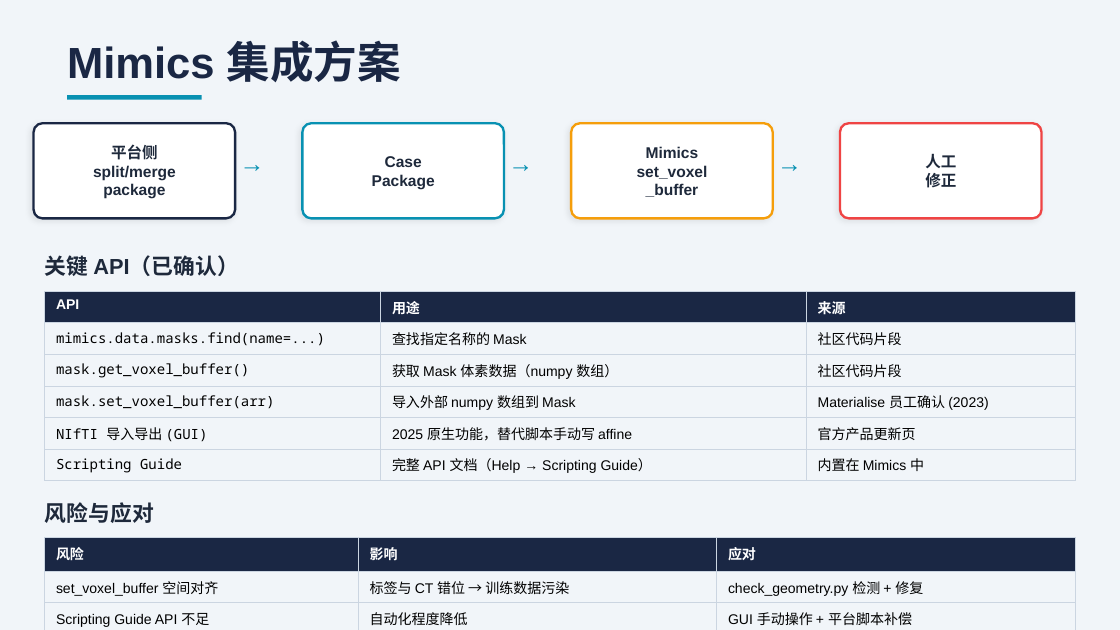
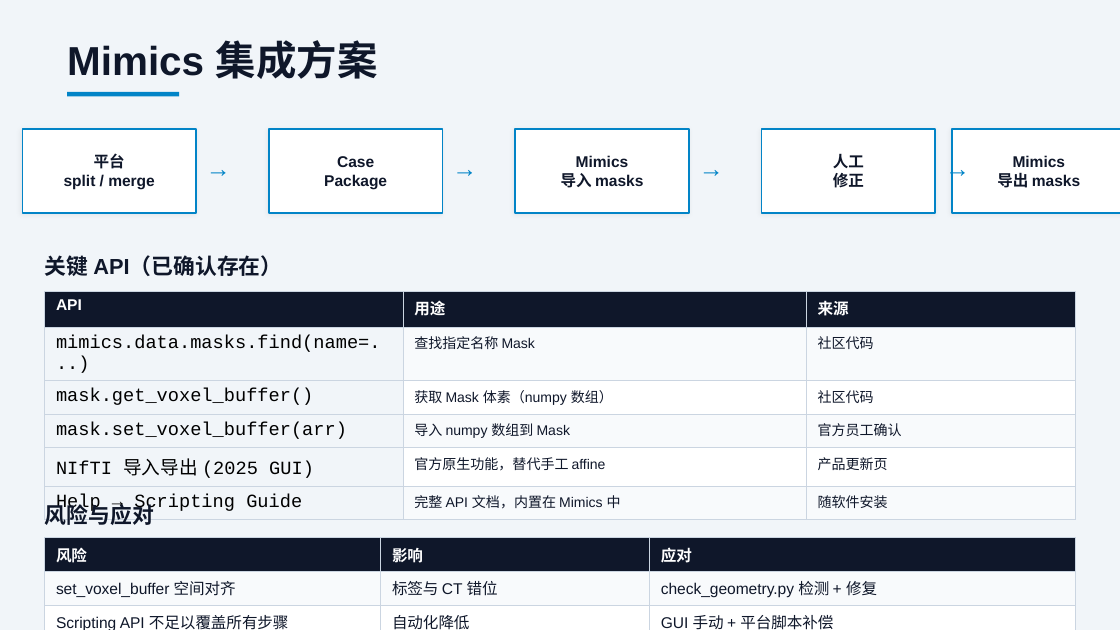
Before and after one commit to ShijianRuan/SegmentationPlatform, a slide deck: slide 11 of SegmentationPlatform_Architecture.pptx. Drawn at 1120x630 pixels with LibreOffice and Linux fonts; fonts in the diff are those of the drawing. Boxes give left, top, right and bottom in pixels: in the first picture for what was removed or moved away, otherwise in the second. Text is boxed around its words. In the diff, an @@ line names an element or a change of style, - is before the commit and + after.

Commit message:
fix: 修复 PPT 设计和格式问题 - 重写排版、配色、表格修复

```diff
--- a/SegmentationPlatform_Architecture.pptx
+++ b/SegmentationPlatform_Architecture.pptx
@@ text "Mimics 集成方案" at [67, 40, 378, 79]: size 28 to 26 pt, text colour #1A2744 to #0F172A @@
@@ rectangle: place and size @@
-rectangle at [67, 95, 202, 100]
+rectangle at [67, 92, 179, 96]
@@ rectangle at [67, 92, 179, 96]: fill #0891B2 to #0284C7 @@
@@ rectangle: place and size @@
-rectangle at [34, 123, 235, 218]
+rectangle at [22, 129, 196, 213]
@@ rectangle at [22, 129, 196, 213]: rounded rectangle to rectangle; outline #1A2744 1.5 pt to #0284C7 1 pt; shadow changed @@
@@ text "→": place and size @@
-text "→" at [773, 140, 806, 185]
+text "→" at [196, 146, 241, 190]
@@ text "Case": place and size @@
-text "Case" at [372, 156, 435, 189]
+text "Case" at [324, 156, 387, 189]
@@ rectangle: place and size @@
-rectangle at [302, 123, 504, 218]
+rectangle at [269, 129, 442, 213]
@@ rectangle at [269, 129, 442, 213]: rounded rectangle to rectangle; outline #0891B2 1.5 pt to #0284C7 1 pt; shadow changed @@
@@ text "→": place and size @@
-text "→" at [504, 140, 538, 185]
+text "→" at [442, 146, 487, 190]
@@ text "Mimics": place and size @@
-text "Mimics" at [637, 146, 708, 197]
+text "Mimics" at [561, 155, 643, 188]
@@ rectangle: place and size @@
-rectangle at [571, 123, 773, 218]
+rectangle at [515, 129, 689, 213]
@@ rectangle at [515, 129, 689, 213]: rounded rectangle to rectangle; outline #F59E0B 1.5 pt to #0284C7 1 pt; shadow changed @@
@@ text added at [689, 146, 734, 190], 16 pt, text #0284C7 @@
+→
@@ text "人工": place and size @@
-text "人工" at [925, 153, 956, 188]
+text "人工" at [833, 153, 864, 188]
@@ rectangle: place and size @@
-rectangle at [840, 123, 1042, 218]
+rectangle at [762, 129, 935, 213]
@@ rectangle at [762, 129, 935, 213]: rounded rectangle to rectangle; outline #EF4444 1.5 pt to #0284C7 1 pt; shadow changed @@
@@ text colour #0891B2 to #0284C7 in 3 elements at [196, 146, 241, 190], [442, 146, 487, 190], [935, 146, 980, 190] @@
@@ text "→": place and size @@
-text "→" at [235, 140, 269, 185]
+text "→" at [935, 146, 980, 190]
@@ rectangle added at [952, 129, 1120, 213], fill #FFFFFF, outline #0284C7 1 pt @@
@@ text at [64, 153, 155, 189]: text changed; text colour #1E293B to #0F172A @@
-平台侧
-split/merge
-package
+平台
+split / merge
@@ text at [561, 173, 643, 188]: text changed; text colour #1E293B to #0F172A @@
-set_voxel
-_buffer
+导入 masks
@@ text at [576, 155, 629, 167]: text colour #1E293B to #0F172A in "Mimics" @@
@@ text added at [997, 155, 1080, 188], 10 pt, text #0F172A, bold @@
+Mimics
+导出 masks
@@ text at [45, 255, 282, 276]: text changed; text colour #1E293B to #0F172A @@
-关键 API（已确认）
+关键 API（已确认存在）
@@ table at [45, 291, 1075, 517] @@
-row 2, column 2: 查找指定名称的 Mask
+row 2, column 2: 查找指定名称 Mask
-row 2, column 3: 社区代码片段
+row 2, column 3: 社区代码
-row 3, column 2: 获取 Mask 体素数据（numpy 数组）
+row 3, column 2: 获取 Mask 体素（numpy 数组）
-row 3, column 3: 社区代码片段
+row 3, column 3: 社区代码
-row 4, column 2: 导入外部 numpy 数组到 Mask
+row 4, column 2: 导入 numpy 数组到 Mask
-row 4, column 3: Materialise 员工确认 (2023)
+row 4, column 3: 官方员工确认
-row 5: NIfTI 导入导出 (GUI) | 2025 原生功能，替代脚本手动写 affine | 官方产品更新页
+row 5: NIfTI 导入导出 (2025 GUI) | 官方原生功能，替代手工 affine | 产品更新页
-row 6: Scripting Guide | 完整 API 文档（Help → Scripting Guide） | 内置在 Mimics 中
+row 6: Help → Scripting Guide | 完整 API 文档，内置在 Mimics 中 | 随软件安装
@@ fill #1A2744 to #0F172A in row 1 @@
@@ fill none to #F8FAFC in 6 cells @@
@@ fill none to #FFFFFF in 4 cells @@
@@ size 9 to 10 pt in "API", "用途", "来源" @@
@@ size 9 to 12 pt, font Noto Sans Mono to Courier New in "mimics.data.masks.find(name=...)", "mask.get_voxel_buffer()", "mask.set_voxel_buffer(arr)" @@
@@ text colour #1E293B to #0F172A in 3 elements at [324, 156, 387, 189], [833, 153, 864, 188], [45, 502, 154, 525] @@
@@ table at [45, 538, 1075, 630] @@
-row 2, column 2: 标签与 CT 错位 → 训练数据污染
+row 2, column 2: 标签与 CT 错位
-row 3: Scripting Guide API 不足 | 自动化程度降低 | GUI 手动操作 + 平台脚本补偿
+row 3: Scripting API 不足以覆盖所有步骤 | 自动化降低 | GUI 手动 + 平台脚本补偿
-row 4, column 2: 标注流程受阻
+row 4, column 2: 阻塞标注流程
-row 4, column 3: 切换 3D Slicer / ITK-SNAP 备选
+row 4, column 3: 切换 3D Slicer / ITK-SNAP
@@ fill #1A2744 to #0F172A in row 1 @@
@@ fill none to #F8FAFC in 6 cells @@
@@ fill none to #FFFFFF in row 3 @@
@@ size 9 to 10 pt in "风险", "影响", "应对", "set_voxel_buffer 空间对齐" and 2 more places @@
@@ text colour #000000 to #0F172A in "set_voxel_buffer 空间对齐", "check_geometry.py 检测 + 修复", "Mimics 完全不可用" @@
```
Also in this commit, not shown: 13 other slides changed, 1 slide added, 1 slide removed, 2 other files.
